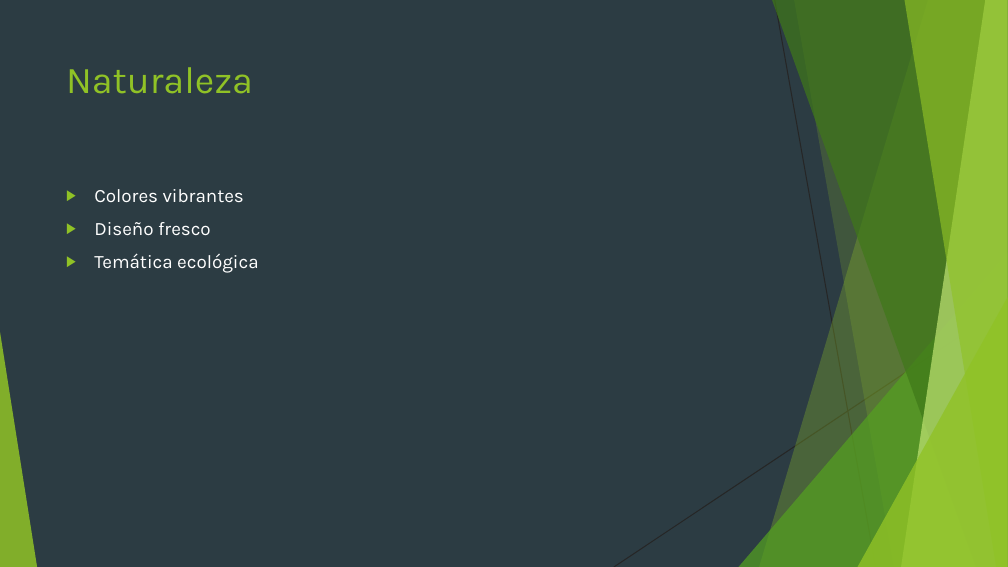
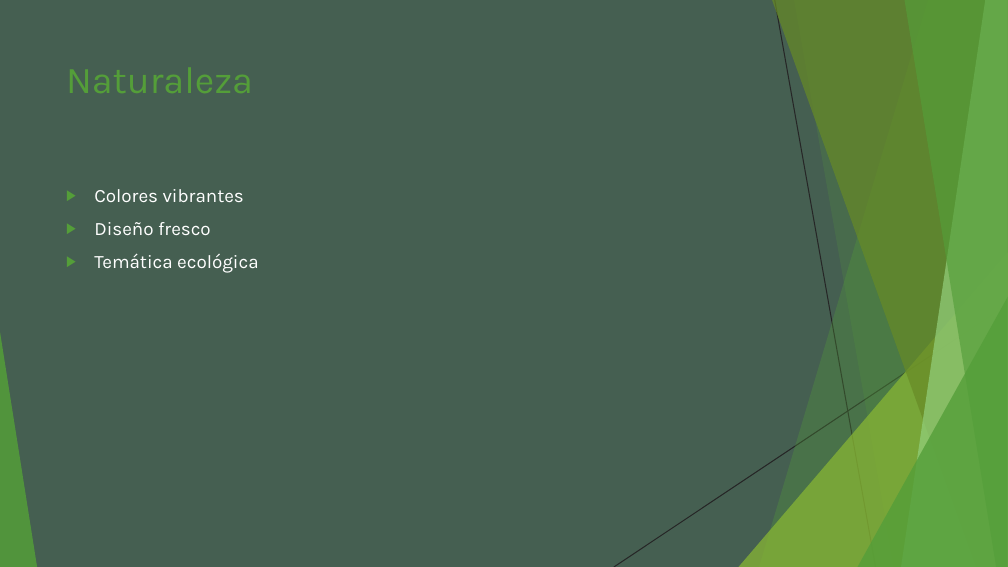
Before and after one commit to braulio-dev/Slidecraft, a slide deck: slide 3 of templates/fresh_green.pptx. Drawn at 1008x567 pixels with LibreOffice and Linux fonts; fonts in the diff are those of the drawing. Boxes give left, top, right and bottom in pixels: in the first picture for what was removed or moved away, otherwise in the second. Text is boxed around its words. In the diff, an @@ line names an element or a change of style, - is before the commit and + after.

```diff
--- a/templates/fresh_green.pptx
+++ b/templates/fresh_green.pptx
@@ background #2C3C43 to #455F51 @@
@@ freeform shape at (759,0,1008,566): fill #90C226 at 30% opacity to #549E39 at 30% opacity @@
@@ freeform shape at (772,0,1008,566): fill #3F7819 at 70% opacity to #678A26 at 70% opacity @@
@@ freeform shape at (794,0,1008,566): fill #90C226 at 20% opacity to #549E39 at 20% opacity @@
@@ freeform shape at (901,0,1008,566): fill #C0E474 at 70% opacity to #93D07D at 70% opacity @@
@@ freeform shape at (904,0,1008,566): fill #90C226 at 65% opacity to #549E39 at 65% opacity @@
@@ title "Naturaleza" at (66,67,253,93): text colour #90C226 to #549E39 @@
@@ text "Colores vibrantes" at (94,189,258,273): bullet colour #90C226 to #549E39 @@
@@ triangle at (739,252,1008,566): fill #54A021 at 72% opacity to #8AB833 at 72% opacity @@
@@ triangle at (858,296,1008,566): fill #90C226 at 80% opacity to #549E39 at 80% opacity @@
@@ triangle at (0,332,37,566): fill #90C226 at 85% opacity to #549E39 at 85% opacity @@
```
Also in this commit, not shown: 3 other slides changed, 9 other files.
